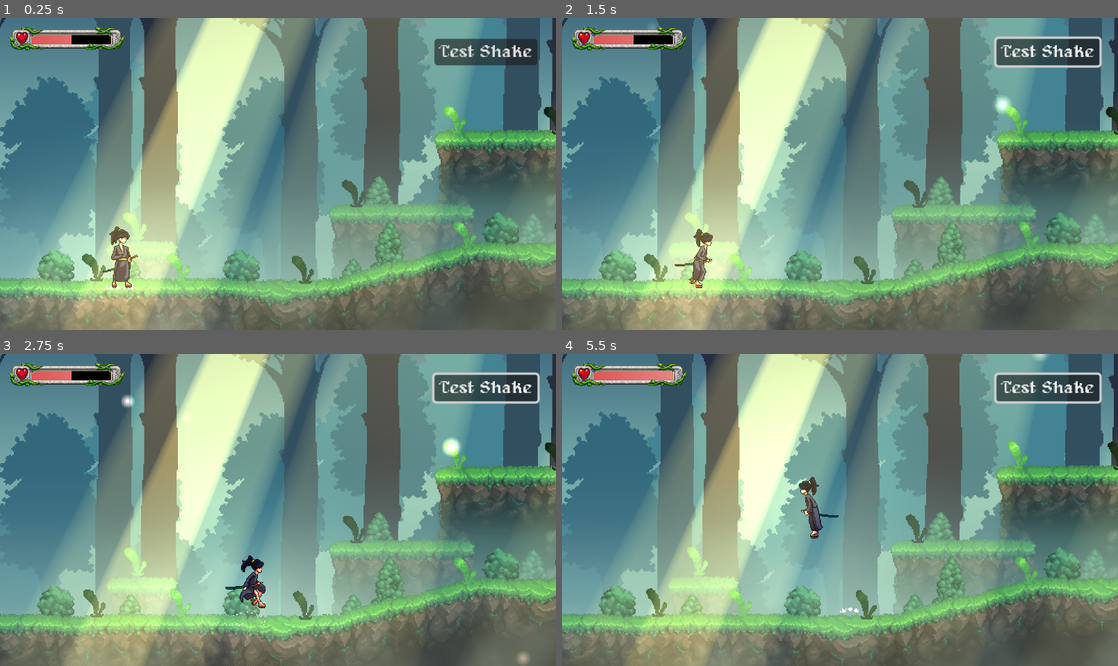
Above: before the commit, frames 1-4 (two rows, left to right).
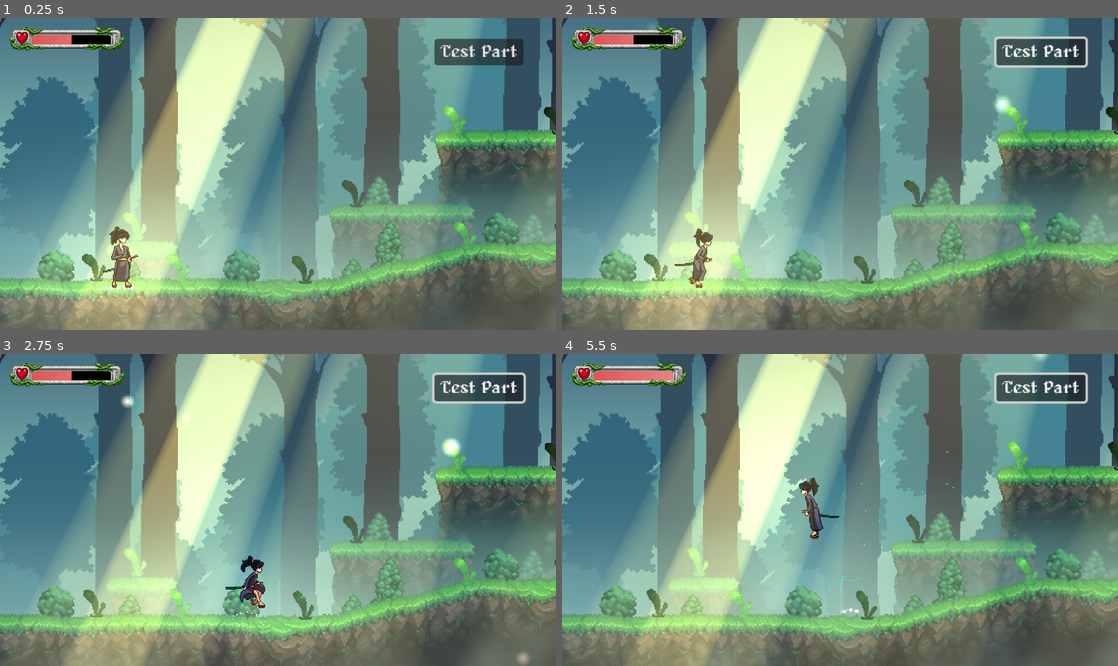
Above: after the commit, the same moments.

Repository: MihailJordanov/Yonderfall
Game: Godot game, scene res://levels/00_forest/f_01.tscn
The game is run twice, just before and just after one commit, with the same random seed, the same clock (stepped at 60 frames per second) and the same inputs.
Inputs (mouse positions are in pixels of both pictures, inside the frame that each line leads up to):
- Up to frame 1 (0.25 s): no input
- Up to frame 2 (1.5 s): click "Test Shake" (after the commit: "Test Part") at 0.5 s; tap Enter at 1.25 s; move the mouse to (962, 158) at 1.27 s; hold Right (right) from 1.28 s (still down); hold S (action) from 1.28 s (still down); click (962, 158) at 1.42 s
- Up to frame 3 (2.75 s): tap Space (jump) at 1.52, 2.27 s; move the mouse to (166, 525) at 2.02 s; release Right (right) at 2.03 s; release S (action) at 2.03 s; hold Down (down) from 2.03 s (still down); tap X (attack) at 2.1 s
- Up to frame 4 (5.5 s): move the mouse to (895, 441) at 2.77 s; release Down (down) at 2.78 s; hold Right (right) 2.78-3.53 s; tap C (dash) at 2.85 s; move the mouse to (812, 572) at 3.52 s; hold Up (up) 3.53-4.28 s; tap 8 at 3.6 s; click (812, 572) at 3.67 s; tap Space (jump) at 3.77, 4.52, 5.27 s; move the mouse to (1006, 556) at 4.27 s; hold Left (left) from 4.28 s (still down); tap 9 at 4.35 s; move the mouse to (673, 463) at 5.02 s; tap 1 at 5.1 s

The runs differ from the first frame. In frame 1, 0.5% of the frame differs, in the area x 78-97%, y 6-16%; in frame 2, 1.5%; in frame 3, 1.2%; in frame 4, 3.0%, in the area x 0-100%, y 0-100%.

Commit message:
Customizable Hit Particle Effects

Diff:
--- a/00_global/player_hud/player_hud.tscn
+++ b/00_global/player_hud/player_hud.tscn
@@ -1,7 +1,8 @@
-[gd_scene load_steps=8 format=3 uid="uid://d2r51gp1aph7e"]
+[gd_scene load_steps=9 format=3 uid="uid://d2r51gp1aph7e"]
 
 [ext_resource type="Texture2D" uid="uid://c75jcku4elofg" path="res://00_global/player_hud/player_bar_frame_2.png" id="1_hv14i"]
 [ext_resource type="Script" uid="uid://2d0h164xuubx" path="res://00_global/player_hud/player_hud.gd" id="1_vb1bs"]
+[ext_resource type="Resource" uid="uid://nyy2xnf7xtb2" path="res://00_global/visual_effects/hit_particle_settings/hit_magic_blue.tres" id="3_26715"]
 
 [sub_resource type="Gradient" id="Gradient_vb1bs"]
 colors = PackedColorArray(0, 0, 0, 1, 0, 0, 0, 1)
@@ -19,6 +20,7 @@
 [sub_resource type="GDScript" id="GDScript_vb1bs"]
 script/source = "extends Button
 
+@export var particle_settings : HitParticleSettings
 
 
 func _ready() -> void:
@@ -28,7 +30,8 @@
 
 
 func _on_pressed() -> void:
-	VisualEffects.camera_shake()
+	var pos : Vector2 = get_tree().get_first_node_in_group(\"Player\").global_position
+	VisualEffects.hit_particles( pos, Vector2(0, -1), particle_settings )
 	pass
 "
 
@@ -79,10 +82,12 @@
 texture_under = SubResource("GradientTexture2D_26715")
 texture_progress = SubResource("GradientTexture2D_4jtec")
 
-[node name="Button" type="Button" parent="."]
+[node name="Button" type="Button" parent="Control"]
+layout_mode = 0
 offset_left = 375.0
 offset_top = 18.0
 offset_right = 452.0
 offset_bottom = 41.0
-text = "Test Shake"
+text = "Test Part"
 script = SubResource("GDScript_vb1bs")
+particle_settings = ExtResource("3_26715")
--- /dev/null
+++ b/00_global/visual_effects/hit_particle_settings.gd
@@ -0,0 +1,5 @@
+class_name HitParticleSettings extends Resource
+
+@export var count : int = 8
+@export var color : Color = Color.WHITE
+@export var texture : Texture2D
--- /dev/null
+++ b/00_global/visual_effects/hit_particle_settings/hit_magic_blue.tres
@@ -0,0 +1,9 @@
+[gd_resource type="Resource" script_class="HitParticleSettings" load_steps=2 format=3 uid="uid://nyy2xnf7xtb2"]
+
+[ext_resource type="Script" uid="uid://cki462eu6q51n" path="res://00_global/visual_effects/hit_particle_settings.gd" id="1_avoea"]
+
+[resource]
+script = ExtResource("1_avoea")
+count = 25
+color = Color(0, 1.8479646, 2.454227, 1)
+metadata/_custom_type_script = "uid://cki462eu6q51n"
--- /dev/null
+++ b/00_global/visual_effects/hit_particle_settings/hit_wood_large.tres
@@ -0,0 +1,13 @@
+[gd_resource type="Resource" script_class="HitParticleSettings" load_steps=4 format=3 uid="uid://jn8vxc23ms21"]
+
+[ext_resource type="Script" uid="uid://cki462eu6q51n" path="res://00_global/visual_effects/hit_particle_settings.gd" id="1_2e6ai"]
+[ext_resource type="Texture2D" uid="uid://bly0rgd3en2ka" path="res://general/sprites/props_destructible.png" id="2_8symg"]
+
+[sub_resource type="AtlasTexture" id="AtlasTexture_4jtec"]
+atlas = ExtResource("2_8symg")
+region = Rect2(111, 6, 8, 11)
+
+[resource]
+script = ExtResource("1_2e6ai")
+texture = SubResource("AtlasTexture_4jtec")
+metadata/_custom_type_script = "uid://cki462eu6q51n"
--- /dev/null
+++ b/00_global/visual_effects/hit_particle_settings/hit_wood_medium.tres
@@ -0,0 +1,14 @@
+[gd_resource type="Resource" script_class="HitParticleSettings" load_steps=4 format=3 uid="uid://dsc1dwedvm103"]
+
+[ext_resource type="Script" uid="uid://cki462eu6q51n" path="res://00_global/visual_effects/hit_particle_settings.gd" id="1_gog3x"]
+[ext_resource type="Texture2D" uid="uid://bly0rgd3en2ka" path="res://general/sprites/props_destructible.png" id="2_nxkeq"]
+
+[sub_resource type="AtlasTexture" id="AtlasTexture_4jtec"]
+atlas = ExtResource("2_nxkeq")
+region = Rect2(119, 11, 6, 6)
+
+[resource]
+script = ExtResource("1_gog3x")
+count = 18
+texture = SubResource("AtlasTexture_4jtec")
+metadata/_custom_type_script = "uid://cki462eu6q51n"
--- /dev/null
+++ b/00_global/visual_effects/hit_particle_settings/hit_wood_small.tres
@@ -0,0 +1,14 @@
+[gd_resource type="Resource" script_class="HitParticleSettings" load_steps=4 format=3 uid="uid://gctqmre6q7un"]
+
+[ext_resource type="Script" uid="uid://cki462eu6q51n" path="res://00_global/visual_effects/hit_particle_settings.gd" id="1_s5ow1"]
+[ext_resource type="Texture2D" uid="uid://bly0rgd3en2ka" path="res://general/sprites/props_destructible.png" id="2_6g073"]
+
+[sub_resource type="AtlasTexture" id="AtlasTexture_4jtec"]
+atlas = ExtResource("2_6g073")
+region = Rect2(120, 6, 4, 4)
+
+[resource]
+script = ExtResource("1_s5ow1")
+count = 12
+texture = SubResource("AtlasTexture_4jtec")
+metadata/_custom_type_script = "uid://cki462eu6q51n"
--- /dev/null
+++ b/00_global/visual_effects/hit_particles.gd
@@ -0,0 +1,13 @@
+class_name HitParticles extends GPUParticles2D
+
+
+func start( dir : Vector2, settings : HitParticleSettings ) -> void:
+	if settings:
+		amount = settings.count
+		modulate = settings.color
+		texture = settings.texture
+	process_material.direction = Vector3( dir.x, dir.y, 0 )
+	emitting = true
+	await finished
+	queue_free()
+	pass
--- /dev/null
+++ b/00_global/visual_effects/hit_particles.tscn
@@ -0,0 +1,29 @@
+[gd_scene load_steps=5 format=3 uid="uid://1x7eiam8jlaf"]
+
+[ext_resource type="Script" uid="uid://dyw8ri1ip7f7e" path="res://00_global/visual_effects/hit_particles.gd" id="1_3d3g4"]
+
+[sub_resource type="Curve" id="Curve_22que"]
+_data = [Vector2(0.5, 1), 0.0, 0.0, 0, 0, Vector2(1, 0), 0.0, 0.0, 0, 0]
+point_count = 2
+
+[sub_resource type="CurveTexture" id="CurveTexture_ry8ot"]
+curve = SubResource("Curve_22que")
+
+[sub_resource type="ParticleProcessMaterial" id="ParticleProcessMaterial_d8fvv"]
+particle_flag_disable_z = true
+emission_shape = 3
+emission_box_extents = Vector3(8, 8, 8)
+spread = 90.0
+initial_velocity_min = 75.0
+initial_velocity_max = 150.0
+gravity = Vector3(0, 200, 0)
+alpha_curve = SubResource("CurveTexture_ry8ot")
+
+[node name="HitParticles" type="GPUParticles2D"]
+z_index = 2
+emitting = false
+one_shot = true
+explosiveness = 0.9
+randomness = 1.0
+process_material = SubResource("ParticleProcessMaterial_d8fvv")
+script = ExtResource("1_3d3g4")
--- a/00_global/visual_effects/visual_effects.gd
+++ b/00_global/visual_effects/visual_effects.gd
@@ -2,6 +2,7 @@
 extends Node
 
 const DUST_EFFECT = preload("uid://d2f03uhgu4gv0")
+const HIT_PARTICLES = preload("uid://1x7eiam8jlaf")
 
 signal camera_shook( strength : float )
 
@@ -26,7 +27,11 @@
 	dust.start( DustEffect.TYPE.HIT )
 	pass
 
-func hit_particles() -> void:
+func hit_particles( pos : Vector2, dir : Vector2, settings : HitParticleSettings ) -> void:
+	var p : HitParticles  = HIT_PARTICLES.instantiate()
+	add_child( p )
+	p.global_position = pos
+	p.start( dir, settings )
 	pass
 
 func camera_shake( strength : float = 1.0 ) -> void:
Not shown, added: 00_global/visual_effects/hit_particle_settings.gd.uid
Not shown, added: 00_global/visual_effects/hit_particles.gd.uid
